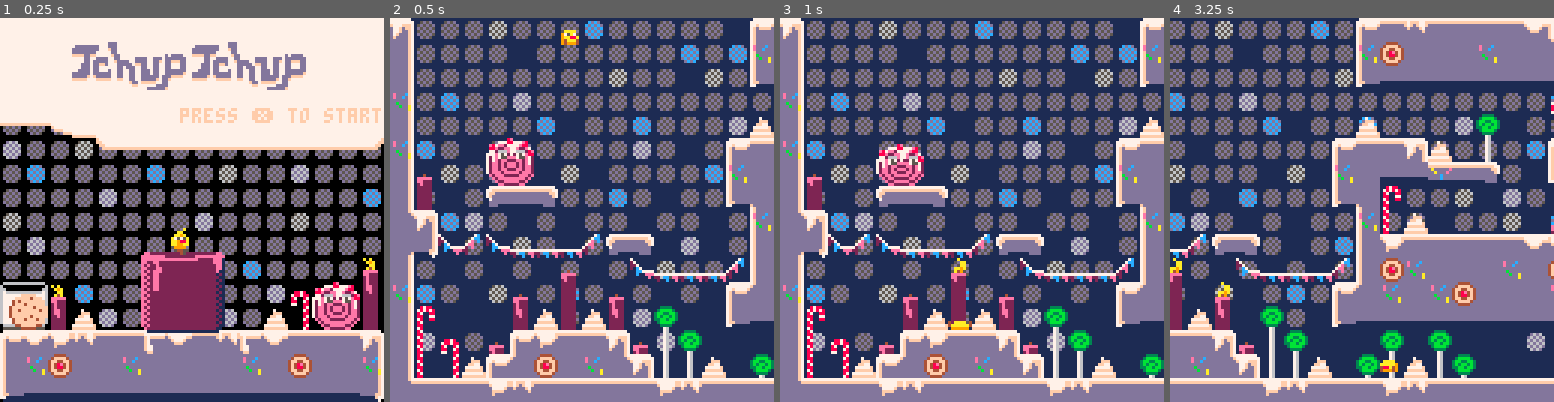
Above: before the commit, frames 1-4 (left to right).
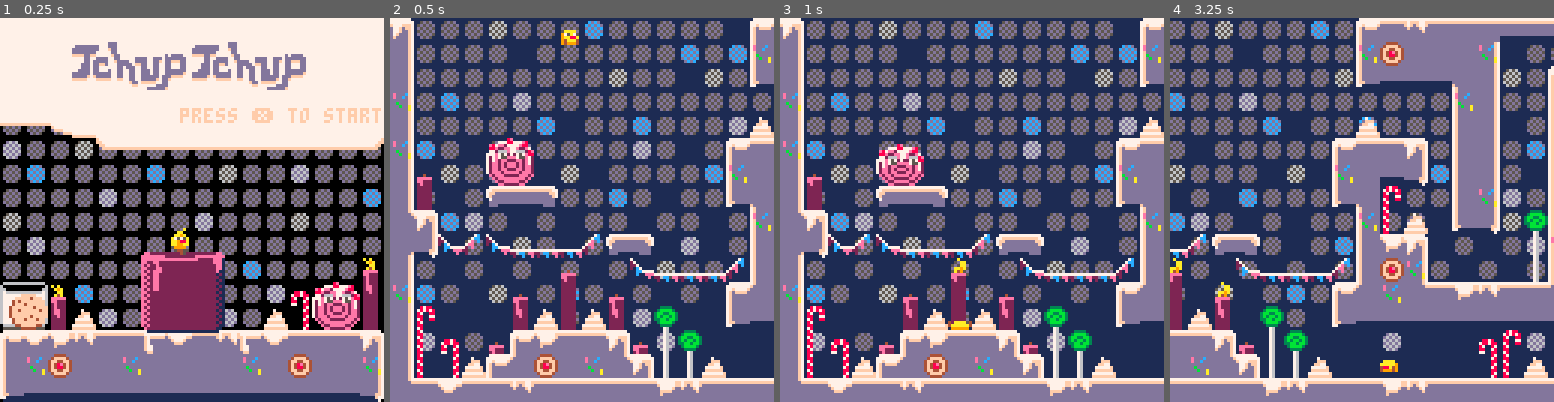
Above: after the commit, the same moments.

Repository: gschup/pico8-playground
Game: PICO-8 cartridge carts/tchup.p8
The game is run twice, just before and just after one commit, with the same random seed, the same clock (stepped at 60 frames per second) and the same inputs.
Inputs:
- Up to frame 1 (0.25 s): no input
- Up to frame 2 (0.5 s): tap X (X key) at 0.33 s
- Up to frame 3 (1 s): tap O (Z key) at 0.7 s
- Up to frame 4 (3.25 s): tap X (X key) at 1.07, 1.85, 2.97 s; hold Right 1.6-2.1 s; tap O (Z key) every 0.4 s from 1.7 to 2.9 s; hold Right 2.47-3.03 s; hold Left from 3.08 s (still down)

Frame 1 is identical in both runs. In frame 2, 0.6% of the frame differs, in the area x 12-100%, y 87-99%; in frame 3, 0.6%; in frame 4, 14%, in the area x 48-100%, y 0-94%.

Commit message:
dialogsystem

Diff:
--- a/carts/tchup.p8
+++ b/carts/tchup.p8
@@ -13,17 +13,25 @@
 jump_height = 24.0
 jump_time = 0.30
 fast_fall = 1.5
-max_jumps = 2
+
 // derived constants
 grav = (2.0*jump_height)/(jump_time*jump_time)
 jump_vel = -(2.0*jump_height)/jump_time
 // map pos
 map_x1=0
-map_x2=48
+map_x2=64
 map_y1=16
 map_y2=32
 map_size_x=8*(map_x2-map_x1)
 map_size_y=8*(map_y2-map_y1)
+
+// dialog texts
+dialog = {
+{"this trick will help you!","press ❎ two times to","double jump! best luck!"},
+{"beware of the soda! it","will put out your light!", "do not touch it!"},
+{"do a wall jump to reach","higher places! thats all","advice i can give you!"}
+}
+current_text = "one"
 
 function _init()
 	// game state
@@ -31,6 +39,7 @@
 	frames_in_menu = 0
 	frames_in_game = 0
 	frames_in_win = 0
+	is_textbox = false
 	// player
 	p = {}
 	// facing direction
@@ -48,6 +57,7 @@
 	p.rx = 0.0
 	p.ry = 0.0
 	// jump
+	max_jumps = 1
 	p.grounded = false
 	p.falling = true
 	p.hold_jump = false
@@ -175,6 +185,15 @@
 	inp.jump = btn(❎)
 	// hold jump
 	p.hold_jump = inp.jump and p.hold_jump
+	// dialog state
+	if is_textbox then
+		inp.left = false
+		inp.right = false
+		inp.left = false
+		inp.right = false
+		inp.jump = false
+		p.hold_jump = false
+	end
 end
 
 function update_vel()
@@ -210,6 +229,11 @@
 		local vs = max_vel/v
 		p.dx*=vs
 		p.dy*=vs
+	end
+	// dialog state
+	if is_textbox then
+		p.dx = 0
+		p.dy = 0
 	end
 end
 
@@ -383,13 +407,32 @@
 	end
 end
 
+// roll touching
 function check_roll_touch()
+	// check collision
 	for i=1,roll_count do
 		local cx=8*(roll_tiles_x[i]-map_x1)+4
 		local cy=8*(roll_tiles_y[i]-map_y1)+4
 		if player_touches(cx,cy,10) and btnp(🅾️)then
-			//open a dialog field
-			printh("hello")
+			// check which text needs to be loaded
+			printh(i)
+			if is_textbox then
+				is_textbox = false
+			else
+			// open dialogbox with text
+				current_text = dialog[i]
+				is_textbox= true
+				if i == 1 then
+					// change the max jump
+					max_jumps=2
+					p.jumps = max_jumps
+					break
+				end
+				if i == 3 then
+					// wall jump here
+					break
+				end
+			end
 		end
 	end
 end
@@ -446,6 +489,9 @@
 	draw_map()
 	draw_sprite()
 	//draw_coll_rects()
+	if is_textbox then
+		draw_textbox(current_text)
+	end
 end
 
 function update_cam_pos()
@@ -626,8 +672,38 @@
 	local tchup=1+(frames_in_win/25)%2
 	spr(tchup,60,48)
 	// text
-	print('congratulation! you won',20,1,7)
-end
+	print('congratulations! you won!',18,1,7)
+end
+
+function draw_textbox(text)
+	sspr(32,64,64,32,10,0,112,40)
+	print(text[1],16,10,4)
+	print(text[2],16,17,4)
+	print(text[3],16,24,4)
+end
+…(23 lines of a section not shown)…
 
 
 
@@ -851,29 +927,29 @@
 35313d3d3d3d3d3d393a3d3d3d3d3d36002c002a000000000000002c000000000d0e0d0e0d0e0d0e0d0e0d0e0d0e0d0e353931323d3d3a393d323a393d3d3d3600000000000000000000000000000000000000000000000000000000000000000000000000000000000000000000000000000000000000000000000000000000
 3b6b6c3b3b6c3b6b3b3b3b6c3b3b6b6c000000000000000000000000000000001d1e1d1e1d1e1d1e1d1e1d1e1d1e1d1e386c6b3b3b6c3b3b3b3b6c3b6b3b3b7700000000000000000000000000000000000000000000000000000000000000000000000000000000000000000000000000000000000000000000000000000000
 6c3b3b3b6c3b3b3b6c3b3b6b3b6c3b3b00000000000000000000000000000000000000000000000000000000000000003c33333333333333333333333333333400000000000000000000000000000000000000000000000000000000000000000000000000000000000000000000000000000000000000000000000000000000
-360000000000000000000000000000353d323d3d3d3d393a3d3d3d3d71717179717171717171717136000000000000000000000000000000000000000000000000000000000000000000000000000000000000000000000000000000000000000000000000000000000000000000000000000000000000000000000000000000
-370000000000000000000000000000786b3b3b3b6c3b3b3b6c0f333300000000004100004100004037000040000000000000000000000000000000000000000000000000000000000000000000000000000000000000000000000000000000000000000000000000000000000000000000000000000000000000000000000000
-3700000000000000000000000000003c33333333333333331637400000000070797171797171717134007072000000000000000000000000000000000000000000000000000000000000000000000000000000000000000000000000000000000000000000000000000000000000000000000000000000000000000000000000
-77000000000000000000000000000000000000000000003f3825323600000000000000000000000000000000000000000000000000000000000000000000000000000000000000000000000000000000000000000000000000000000000000000000000000000000000000000000000000000000000000000000000000000000
-37000000000000000000000000000040000000007a00004f380f333400000019000000000000000000000000000000000000000000000000000000000000000000000000000000000000000000000000000000000000000000000000000000000000000000000000000000000000000000000000000000000000000000000000
-7700000019000000000000000000353d3d3640007b0000352634000000000000000000000000000000004100000000000000000000000000000000000000000000000000000000000000000000000000000000000000000000000000000000000000000000000000000000000000000000000000000000000000000000000000
-3741000000000000000000000000783b333379717200003c3700000000003539360000000000000000707200000000000000000000000000000000000000000000000000000000000000000000000000000000000000000000000000000000000000000000000000000000000000000000000000000000000000000000000000
-37610000707172000000000000003c163e000000000000003700000000003c16770000000000000000000000000000000000000000000000000000000000000000000000000000000000000000000000000000000000000000000000000000000000000000000000000000000000000000000000000000000000000000000000
-253600000000000000000000000000784e400000000000413741007072000038370000000000000000000000000000000000000000000000000000000000000000000000000000000000000000000000000000000000000000000000000000000000000000000000000000000000000000000000000000000000000000000000
-0f347c7e7c7d7d7d7e70720000000038313d3d3d3d3d39323760000000004038370000000000004100000070720000000000000000000000000000000000000000000000000000000000000000000000000000000000000000000000000000000000000000000000000000000000000000000000000000000000000000000000
-370000000000004100007c7d7d7d7e386b6c3b3b3b6c3b6b2536000000003526370000000000707172000000000000000000000000000000000000000000000000000000000000000000000000000000000000000000000000000000000000000000000000000000000000000000000000000000000000000000000000000000
-770000000041006100410000000035266c3b6c6b3b3b3b6c3b34000000003c16370000000000000000000000000000000000000000000000000000000000000000000000000000000000000000000000000000000000000000000000000000000000000000000000000000000000000000000000000000000000000000000000
-373e0000006040614060007a00003c3333333333333333333400000000000038377a00000000000000000000000000000000000000000000000000000000000000000000000000000000000000000000000000000000000000000000000000000000000000000000000000000000000000000000000000000000000000000000
-374e3f004135313d3d36417b7a0000007a007a00000000000000007072000038377b00000000000000000000000000000000000000000000000000000000000000000000000000000000000000000000000000000000000000000000000000000000000000000000000000000000000000000000000000000000000000000000
-374e4f4035266b3b6c25367b7b40007a7b407b7a00000000000000000000003825367f7f7f7f7f7f7f7f3539367f7f7f0000000000000000000000000000000000000000000000000000000000000000000000000000000000000000000000000000000000000000000000000000000000000000000000000000000000000000
-253d3d3d31323d3d3d3d3d31323d3d3d31323d3d3d3d3d3d3231393a3d3d3d266c776f6f6f6f6f6f6f6f386b776f6f6f0000000000000000000000000000000000000000000000000000000000000000000000000000000000000000000000000000000000000000000000000000000000000000000000000000000000000000
-…(10 lines of a section not shown)…
+360000000000000000000000000000353d323d3d3d717171797171717171717971717171717171713600000000000000004100000000353d3d3d3d3d3d3d3d3d00000000000000000000000000000000000000000000000000000000000000000000000000000000000000000000000000000000000000000000000000000000
+370000000000000000000000000000786b3b3b3b77000000000000000000000000410000410000403700004000000000006000000000380f333333331677000000000000000000000000000000000000000000000000000000000000000000000000000000000000000000000000000000000000000000000000000000000000
+3700000000000000000000000000003c33333316370000357171717971717171797171797171717134007072000070717172000000003837000000413837000000000000000000000000000000000000000000000000000000000000000000000000000000000000000000000000000000000000000000000000000000000000
+7700000000000000000000000000000000000078370000383e00000000000000000000000000000000000000000000000000000000003837000000603877000000000000000000000000000000000000000000000000000000000000000000000000000000000000000000000000000000000000000000000000000000000000
+3700000000000000000000000000004000000038370000384e000000000000190000000000000000000000000000000000000000000038370000353d26253d3d00000000000000000000000000000000000000000000000000000000000000000000000000000000000000000000000000000000000000000000000000000000
+7700000019000000000000000000353d3d3600383700003836000000000000000000000000000000000041000000000000000000000038770000380f3333333300000000000000000000000000000000000000000000000000000000000000000000000000000000000000000000000000000000000000000000000000000000
+3741000000000000000000000000783b33340038370000383700000000003539360000000000000000707200000000000000000000003837000038770000004000000000000000000000000000000000000000000000000000000000000000000000000000000000000000000000000000000000000000000000000000000000
+37610000707172000000000000003c163e000038770000383700000000003c16770000000000000000000000000000000000000000003837000038370000353d00000000000000000000000000000000000000000000000000000000000000000000000000000000000000000000000000000000000000000000000000000000
+253600000000000000000000000000784e40003c34007a383741007072000038370000000000000000000000000000000000000000003837000038370000386c00000000000000000000000000000000000000000000000000000000000000000000000000000000000000000000000000000000000000000000000000000000
+0f347c7e7c7d7d7d7e707200000000383136000000007b783760000000004038370000000000004100000070720000000000000000007837000078370000383b00000000000000000000000000000000000000000000000000000000000000000000000000000000000000000000000000000000000000000000000000000000
+370000000000004100007c7d7d7d7e386b77000000007b382536000000003526370000000000707172000000000000000000000000003c340000383700003c1600000000000000000000000000000000000000000000000000000000000000000000000000000000000000000000000000000000000000000000000000000000
+770000000041006100410000000035266c253d31323d3d260f34000000003c1637000000000000000000000000000000007a00000000000000003c343f00003800000000000000000000000000000000000000000000000000000000000000000000000000000000000000000000000000000000000000000000000000000000
+373e0000006040614060007a00003c3333333333333333333400000000000038377a0000000000000000000000000000407b000000000000003e19004f00007800000000000000000000000000000000000000000000000000000000000000000000000000000000000000000000000000000000000000000000000000000000
+374e3f004135313d3d36417b7a000000000000003f3e00000000007072000038377b00000000000000000000000000007072000000000040004e00004f00403800000000000000000000000000000000000000000000000000000000000000000000000000000000000000000000000000000000000000000000000000000000
+374e4f4035266b3b6c25367b7b400000000000004f4e4000000000000000003825367f7f7f7f7f7f7f7f3539367f7f7f7f7f7f7f7f7f7f353d3d31323d3d3d2600000000000000000000000000000000000000000000000000000000000000000000000000000000000000000000000000000000000000000000000000000000
+253d393d3d323d3d3d3d3d31323d3d3d31323d3d3d3d3d3d3231393a3d3d3d266c776f6f6f6f6f6f6f6f386b776f6f6f6f6f6f6f6f6f6f383b3b3b3b3b3b3b3b00000000000000000000000000000000000000000000000000000000000000000000000000000000000000000000000000000000000000000000000000000000
+…(10 lines of a section not shown)…
Not shown, changed: 53 lines of the sprite sheet (__gfx__) section of carts/tchup.p8
